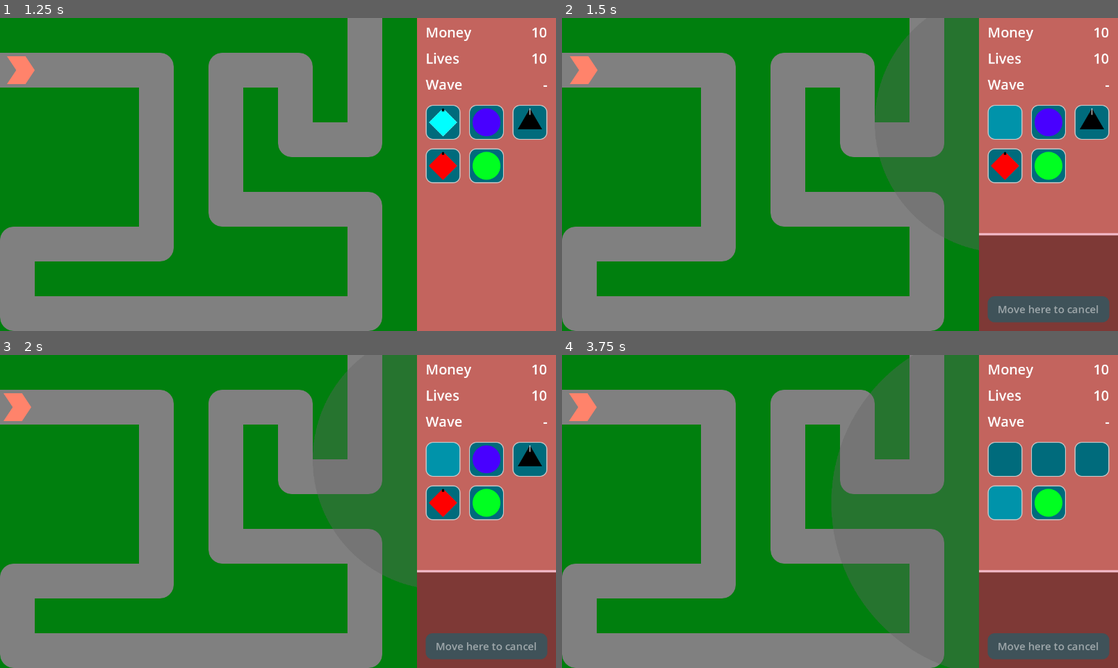
Above: before the commit, frames 1-4 (two rows, left to right).
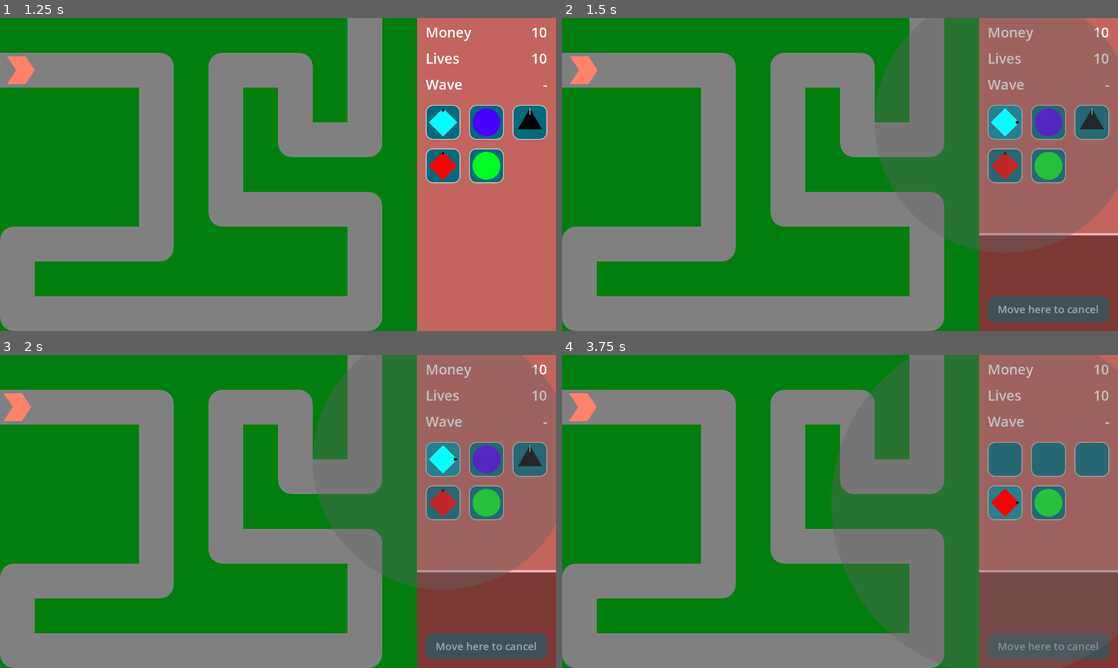
Above: after the commit, the same moments.

Repository: phrasmotica/godot-tower-defence
Game: Godot game, scene res://scenes/game.tscn
Same seed, same stepped clock (60 frames per second), same inputs: the game is played once before the commit and once after it.
Inputs (mouse positions are in pixels of both pictures, inside the frame that each line leads up to):
- Up to frame 1 (1.25 s): click "Play path 0" at 0.5 s
- Up to frame 2 (1.5 s): click (1006, 121) at 1.25 s
- Up to frame 3 (2 s): no input
- Up to frame 4 (3.75 s): click (1051, 458) at 2 s; click (1090, 458) at 2.75 s; click (1006, 502) at 3.5 s

Frame 1 is identical in both runs. In frame 2, 16% of the frame differs, in the area x 75-100%, y 0-70%; in frame 3, 16%; in frame 4, 17%, in the area x 75-100%, y 0-95%.

Commit message:
Increase Z index of tower manager

Diff:
--- a/scenes/game.tscn
+++ b/scenes/game.tscn
@@ -50,6 +50,7 @@
 visible = false
 
 [node name="Towers" type="Node2D" parent="."]
+z_index = 1000
 script = ExtResource("5_rtba5")
 
 [node name="Foreground" type="Node2D" parent="."]
